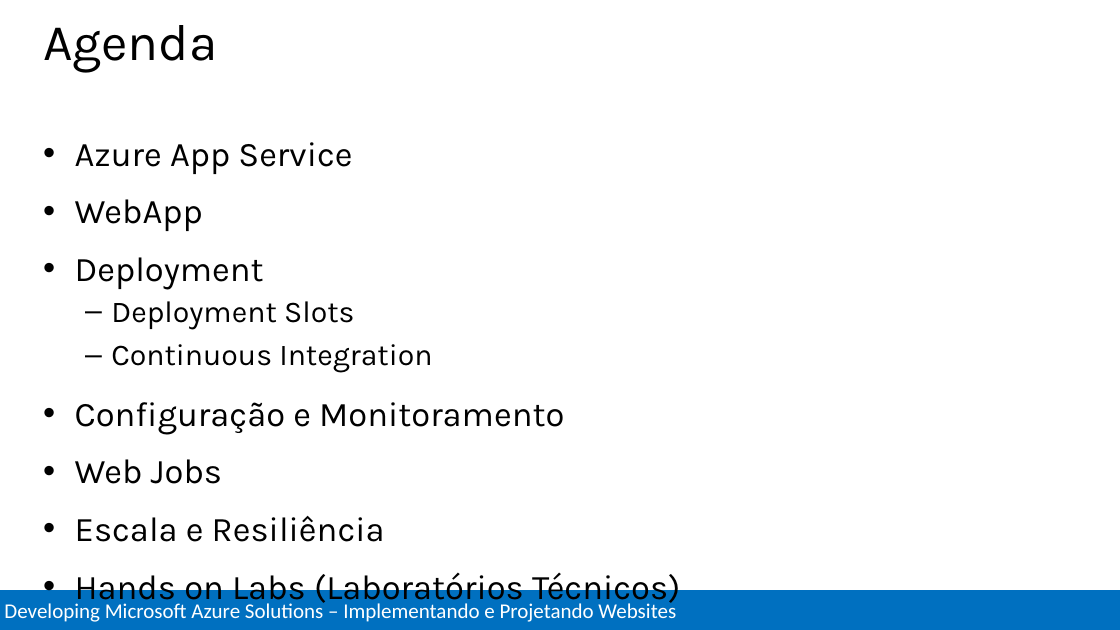
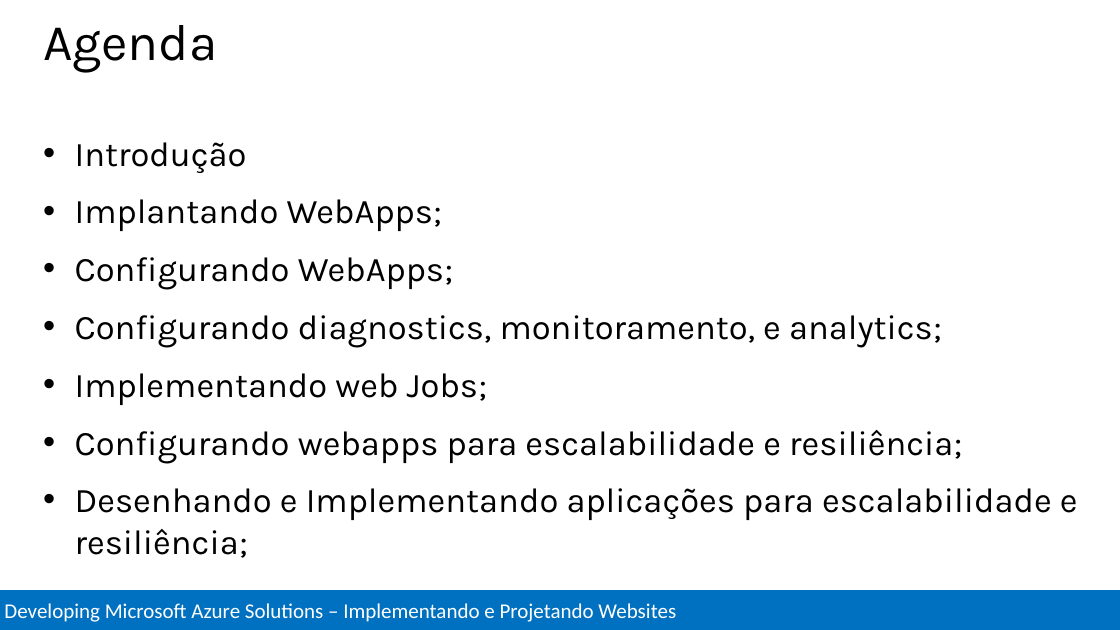
Before and after one commit to Evilazaro/MCSDAzureTraining, a slide deck: slide 3 of Implement and Design Websites/Implement and Design WebSites.pptx. Drawn at 1120x630 pixels with LibreOffice and Linux fonts; fonts in the diff are those of the drawing. Boxes give left, top, right and bottom in pixels: in the first picture for what was removed or moved away, otherwise in the second. Text is boxed around its words. In the diff, an @@ line names an element or a change of style, - is before the commit and + after.

Commit message:
Deployment

```diff
--- a/Implement and Design Websites/Implement and Design WebSites.pptx
+++ b/Implement and Design Websites/Implement and Design WebSites.pptx
@@ text at bbox=[75, 142, 1078, 558]: text changed @@
-• Azure App Service
-• WebApp
-• Deployment
-  – Deployment Slots
-  – Continuous Integration
-• Configuração e Monitoramento
-• Web Jobs
-• Escala e Resiliência
-• Hands on Labs (Laboratórios Técnicos)
+• Introdução
+• Implantando WebApps;
+• Configurando WebApps;
+• Configurando diagnostics, monitoramento, e analytics;
+• Implementando web Jobs;
+• Configurando webapps para escalabilidade e resiliência;
+• Desenhando e Implementando aplicações para escalabilidade e resiliência;
```
Also in this commit, not shown: 3 other slides changed, 5 slides added, 1 slide removed.
